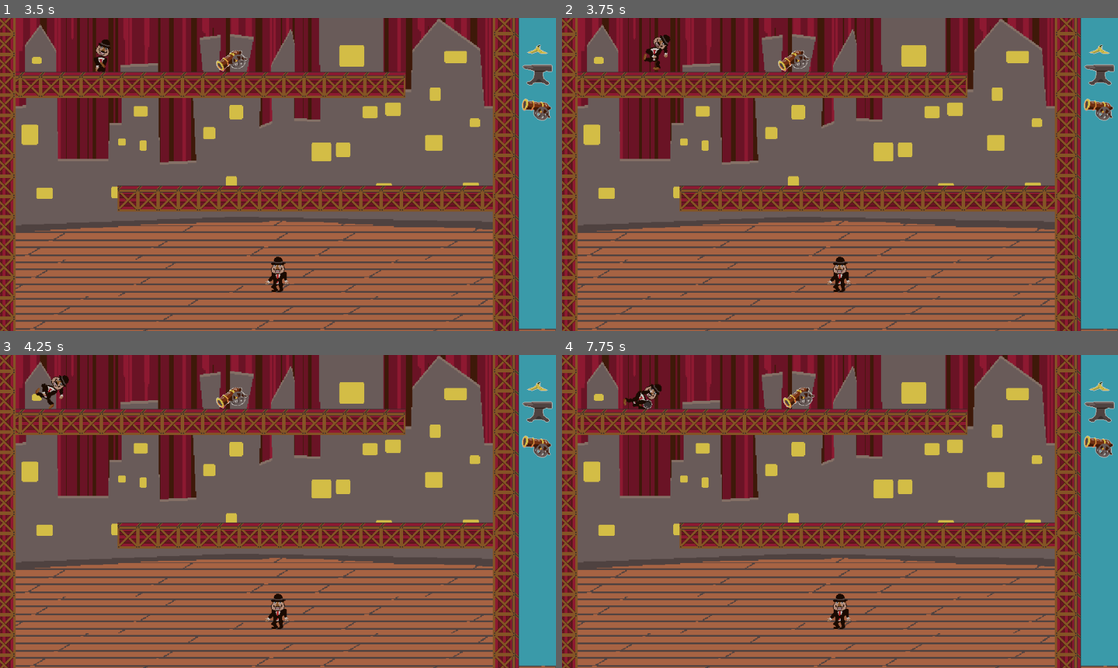
Above: before the commit, frames 1-4 (two rows, left to right).
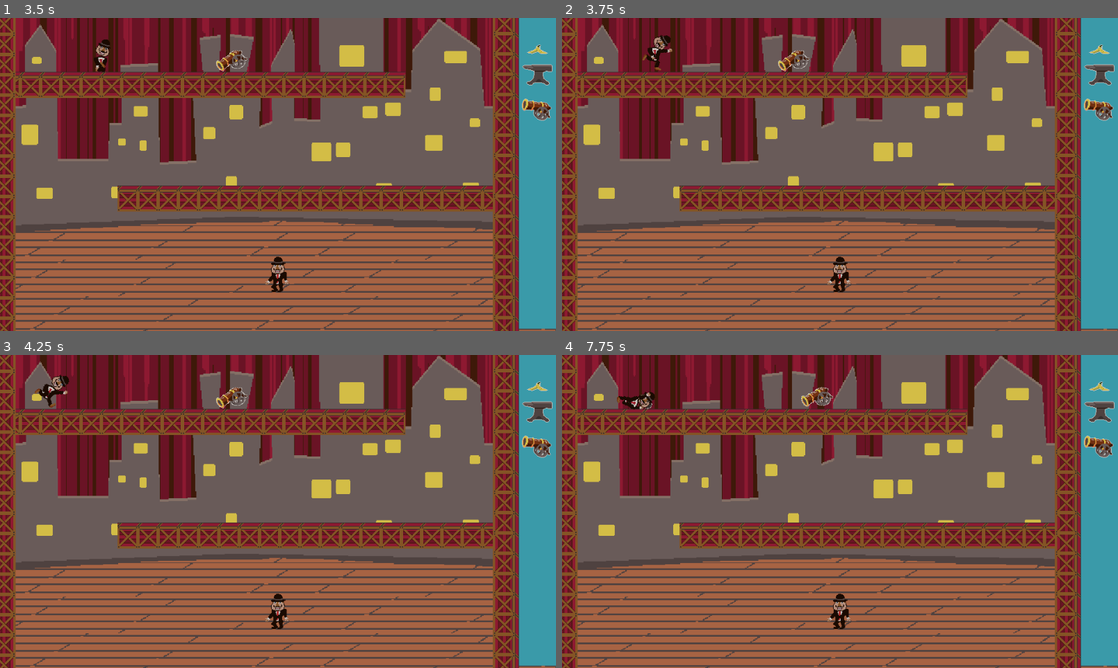
Above: after the commit, the same moments.

Repository: Rotta-Games/slapstick_lemmings
Game: Godot game, scene res://test_level.tscn
The game is run twice, just before and just after one commit, with the same random seed, the same clock (stepped at 60 frames per second) and the same inputs. This scene is started directly instead of the project's main scene.
Inputs (mouse positions are in pixels of both pictures, inside the frame that each line leads up to):
- Up to frame 1 (3.5 s): tap Enter at 0.5 s; drag from (539, 49) to (55, 55) at 0.52 s; drag from (539, 74) to (77, 61) at 1.27 s; move the mouse to (539, 108) at 2.02 s; hold D 2.03-2.75 s; click (539, 108) at 2.17 s; drag from (250, 237) to (111, 127) at 2.77 s
- Up to frame 2 (3.75 s): move the mouse to (1006, 221) at 3.52 s; hold A from 3.53 s (still down)
- Up to frame 3 (4.25 s): keep holding A
- Up to frame 4 (7.75 s): release A at 4.25 s; drag from (673, 464) to (606, 392) at 4.27 s; move the mouse to (867, 511) at 5.02 s; hold A 5.03-5.75 s; click (867, 511) at 5.17 s; drag from (756, 433) to (728, 527) at 5.77 s; move the mouse to (962, 495) at 6.52 s; hold D 6.53-7.25 s; drag from (728, 527) to (667, 398) at 7.27 s

Frame 1 is identical in both runs. In frame 2, 0.1% of the frame differs, in the area x 14-20%, y 5-17%; in frame 3, 0.1%; in frame 4, 0.7%, in the area x 9-49%, y 9-18%.

Commit message:
Fix random stuff

Diff:
--- a/project.godot
+++ b/project.godot
@@ -34,6 +34,7 @@
 2d_physics/layer_1="WALLS_FLOORS"
 2d_physics/layer_2="FLOOR_PROPS"
 2d_physics/layer_3="SIDE_WALL"
+2d_physics/layer_7="PROPS_NO_DIRECTION_CHANGE"
 2d_physics/layer_10="HAT"
 2d_physics/layer_11="RIGHT_LEG"
 2d_physics/layer_12="LEFT_LEG"
--- a/scenes/player.gd
+++ b/scenes/player.gd
@@ -10,6 +10,7 @@
 @onready var hat = $Hat
 @onready var head_sprite = $BodyParts/Head/AnimatedSprite2D
 @onready var floor_raycast = $FloorRayCast2D
+@onready var wall_raycast = $WallRayCast2D
 
 const face_anims = ["anim_1", "anim_2", "anim_3", "anim_4", "anim_5"]
 
@@ -63,16 +64,16 @@
 		else:
 			self.move_dir = Direction.NOPE
 
-
 func _physics_process(delta):
 	_update_raycast_pos()
 	_clamp_head_rotation()
-	self.wall_collider.position = self.body.position - Vector2(0, 10)
 	if no_physics_timer > 0.0:
 		no_physics_timer -= delta
 		return
 	if not _floored():
 		return
+	if _walled():
+		_flip_direction()
 	if self.move_dir == Direction.RIGHT:
 		_move_right(delta)
 	elif self.move_dir == Direction.LEFT:
@@ -82,9 +83,13 @@
 
 func _update_raycast_pos():
 	floor_raycast.position = body.position
+	wall_raycast.position = body.position
 
 func _floored():
 	return floor_raycast.is_colliding()
+
+func _walled():
+	return wall_raycast.is_colliding()
 
 func _clamp_head_rotation():
 	if head.rotation > PI / 2:
@@ -93,11 +98,9 @@
 		head.angular_velocity = 5
 
 func _move_right(delta):
-	_flip(false)
 	_move(delta, Direction.RIGHT)
 
 func _move_left(delta):
-	_flip(true)
 	_move(delta, Direction.LEFT)
 
 func _move(delta, dir : Direction):
@@ -117,16 +120,15 @@
 	left_leg.apply_impulse(Vector2(0, 10))
 	right_leg.apply_impulse(Vector2(0, 10))
 
-func _flip(value):
+func _flip_transform(dir):
 	for body_part in body_parts.get_children():
-		body_part.scale.x = -1 if value else 1
+		body_part.scale.x = dir
 
 
-func _on_side_wall_collider_area_entered(area:Area2D):
-	head_sprite.play("idle")
-	print(area.get_groups())
-	if area.is_in_group("SideWall"):
-		self.move_dir = self.move_dir * -1
+func _flip_direction():
+	self.move_dir = self.move_dir * -1
+	_flip_transform(self.move_dir)
+	wall_raycast.scale.x *= -1
 
 
 func _on_animated_sprite_2d_animation_finished():
--- a/scenes/player.tscn
+++ b/scenes/player.tscn
@@ -272,9 +272,6 @@
 [sub_resource type="AtlasTexture" id="AtlasTexture_7mos2"]
 atlas = ExtResource("1_xcw6x")
 region = Rect2(32, 176, 12, 16)
-
-[sub_resource type="RectangleShape2D" id="RectangleShape2D_yex4i"]
-size = Vector2(39, 40)
 
 [node name="Player" type="Node2D" groups=["Player"]]
 script = ExtResource("1_ydejx")
@@ -316,6 +313,7 @@
 z_index = 1
 position = Vector2(1, 28)
 collision_layer = 16384
+collision_mask = 65
 continuous_cd = 1
 
 [node name="CollisionShape2D" type="CollisionShape2D" parent="BodyParts/Body"]
@@ -328,6 +326,7 @@
 [node name="LeftHand" type="RigidBody2D" parent="BodyParts" groups=["PlayerPart"]]
 position = Vector2(14, 28)
 collision_layer = 8192
+collision_mask = 65
 mass = 0.5
 
 [node name="CollisionShape2D" type="CollisionShape2D" parent="BodyParts/LeftHand"]
@@ -350,6 +349,7 @@
 z_index = 2
 position = Vector2(-10, 28)
 collision_layer = 4096
+collision_mask = 65
 mass = 0.5
 
 [node name="CollisionShape2D" type="CollisionShape2D" parent="BodyParts/RightHand"]
@@ -371,7 +371,7 @@
 position = Vector2(13, 41)
 rotation = -1.07687
 collision_layer = 2048
-collision_mask = 3
+collision_mask = 67
 center_of_mass_mode = 1
 center_of_mass = Vector2(0, 15)
 continuous_cd = 2
@@ -397,7 +397,7 @@
 position = Vector2(-6, 45)
 rotation = 0.598648
 collision_layer = 1024
-collision_mask = 3
+collision_mask = 67
 center_of_mass_mode = 1
 center_of_mass = Vector2(0, 15)
 continuous_cd = 2
@@ -419,18 +419,13 @@
 angular_limit_upper = 1.0472
 motor_target_velocity = 0.0872665
 
-[node name="SideWallCollider" type="Area2D" parent="."]
-position = Vector2(0, -17)
-collision_layer = 0
-collision_mask = 4
-
-[node name="CollisionShape2D" type="CollisionShape2D" parent="SideWallCollider"]
-position = Vector2(0.5, 12)
-shape = SubResource("RectangleShape2D_yex4i")
-
 [node name="FloorRayCast2D" type="RayCast2D" parent="."]
 position = Vector2(1, 28)
 target_position = Vector2(0, 40)
 
+[node name="WallRayCast2D" type="RayCast2D" parent="."]
+position = Vector2(1, 29)
+target_position = Vector2(35, 0)
+collision_mask = 5
+
 [connection signal="animation_finished" from="BodyParts/Head/AnimatedSprite2D" to="." method="_on_animated_sprite_2d_animation_finished"]
-[connection signal="area_entered" from="SideWallCollider" to="." method="_on_side_wall_collider_area_entered"]
--- a/scenes/props/anvil.tscn
+++ b/scenes/props/anvil.tscn
@@ -11,6 +11,8 @@
 region = Rect2(133, 24, 52, 36)
 
 [node name="Anvil" type="RigidBody2D"]
+collision_layer = 65
+collision_mask = 65
 mass = 0.5
 gravity_scale = 2.0
 
--- a/scenes/props/banana.tscn
+++ b/scenes/props/banana.tscn
@@ -14,6 +14,8 @@
 size = Vector2(20, 12)
 
 [node name="Banana" type="RigidBody2D"]
+collision_layer = 65
+collision_mask = 65
 script = ExtResource("1_5sge8")
 
 [node name="PhysicsShape2D" type="CollisionShape2D" parent="."]
--- a/scenes/props/cannon.gd
+++ b/scenes/props/cannon.gd
@@ -29,7 +29,7 @@
 	get_tree().root.add_child(cb)
 	cb.position = cannonball_spawn_point.global_position
 	cb.apply_impulse(Vector2.from_angle(self.rotation + raycast.rotation + PI / 2) * FIRE_POWER)
-	self.apply_impulse(Vector2.from_angle(self.rotation + raycast.rotation + PI / 2) * 100 * -1)
+	self.apply_impulse(Vector2.from_angle(self.rotation + raycast.rotation + PI / 2) * 200 * -1)
 	animated_sprited.play("idle")
 	fire_delay = FIRE_DELAY_MAX
 	fire_sound.play()
--- a/scenes/props/cannon.tscn
+++ b/scenes/props/cannon.tscn
@@ -53,6 +53,8 @@
 }]
 
 [node name="Cannon" type="RigidBody2D"]
+collision_layer = 64
+collision_mask = 65
 script = ExtResource("1_g5anv")
 
 [node name="AnimatedSprite2D" type="AnimatedSprite2D" parent="."]
--- a/scenes/props/cannonball.tscn
+++ b/scenes/props/cannonball.tscn
@@ -10,6 +10,8 @@
 radius = 8.0
 
 [node name="Cannonball" type="RigidBody2D"]
+collision_layer = 64
+collision_mask = 65
 
 [node name="Sprite2D" type="Sprite2D" parent="."]
 texture = SubResource("AtlasTexture_hchrw")
Not shown: 1 places in scenes/player.tscn that only renumber resources
